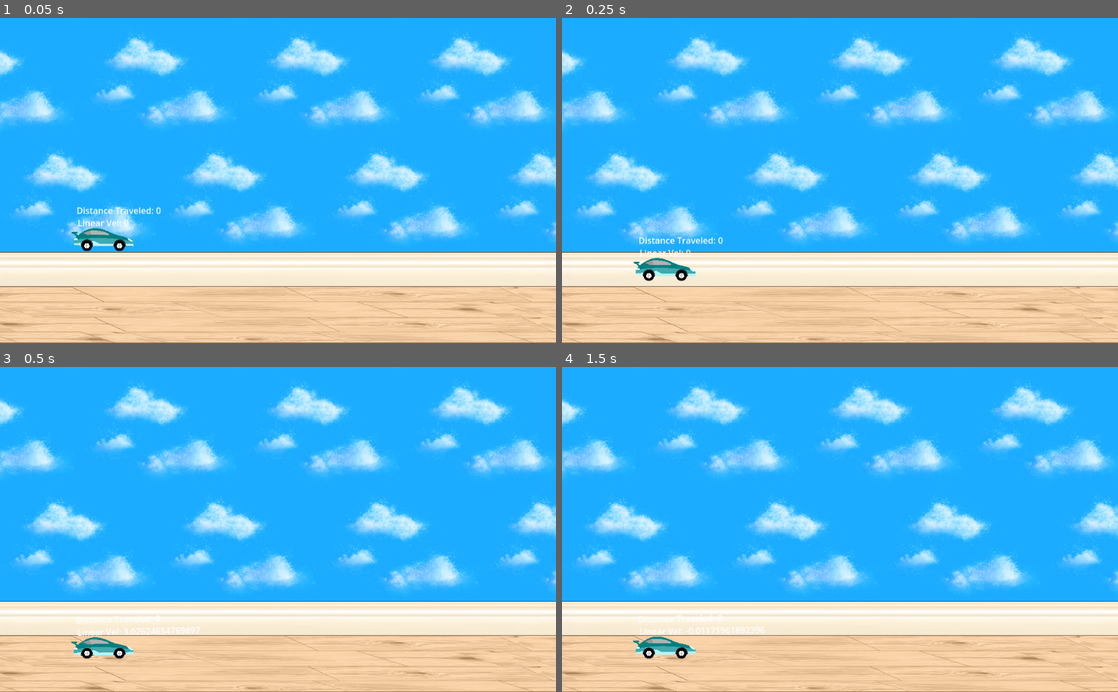
Above: before the commit, frames 1-4 (two rows, left to right).
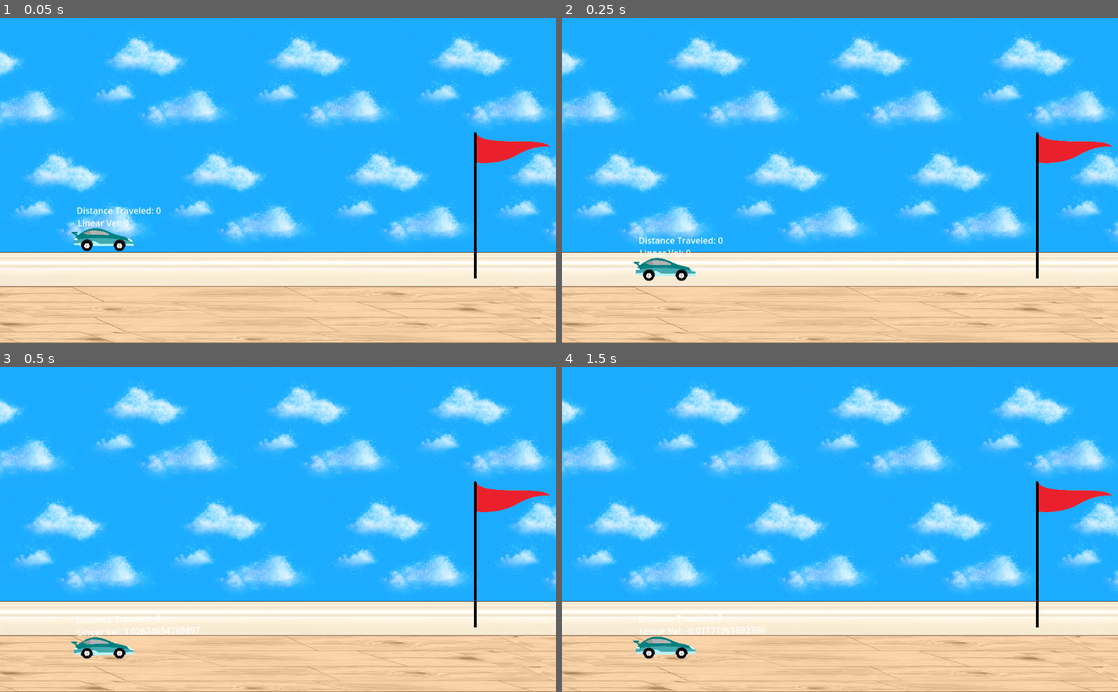
Above: after the commit, the same moments.

Repository: marquezp/car-game
Game: Godot game, scene res://Stage/game.tscn
Two runs of this game, one before a commit and one after it. Both use one fixed random seed, a clock stepped at 60 frames per second and the inputs below.
Inputs (mouse positions are in pixels of both pictures, inside the frame that each line leads up to):
- Up to frame 1 (0.05 s): no input
- Up to frame 2 (0.25 s): no input
- Up to frame 3 (0.5 s): no input
- Up to frame 4 (1.5 s): tap Enter at 0.5 s; drag from (662, 646) to (851, 620) at 0.52 s; tap Space at 1.25 s; drag from (728, 545) to (851, 620) at 1.27 s

The runs differ from the first frame. In frame 1, 0.8% of the frame differs, in the area x 85-99%, y 35-81%; in frame 2, 0.8%; in frame 3, 0.8%; in frame 4, 0.8%.

Commit message:
added an end zone denoted by a flag

Diff:
--- a/Car/car.gd
+++ b/Car/car.gd
@@ -12,6 +12,8 @@
 var previous_position: Vector2
 var distance_traveled: float = 0.0
 
+func stage_over():
+	get_tree().reload_current_scene()
 
 func start_slowing_down(rate):
 	damping_factor = rate
--- a/Stage/carpet.tscn
+++ b/Stage/carpet.tscn
@@ -3,6 +3,7 @@
 [ext_resource type="Script" path="res://Stage/carpet.gd" id="1_fkrdo"]
 
 [sub_resource type="RectangleShape2D" id="RectangleShape2D_mwjmn"]
+size = Vector2(11, 20)
 
 [node name="Carpet" type="Area2D"]
 script = ExtResource("1_fkrdo")
--- /dev/null
+++ b/Stage/flag.gd
@@ -0,0 +1,11 @@
+extends Area2D
+
+@onready var game: Node = $".."
+
+func _ready():
+	connect("body_entered", self._on_body_entered)
+
+func _on_body_entered(body):
+	# notify game script to handle end of stage
+	if body.name == "Car":
+		game.stage_over()
--- /dev/null
+++ b/Stage/flag.tscn
@@ -0,0 +1,19 @@
+[gd_scene load_steps=4 format=3 uid="uid://dqk6ncb0jc4y3"]
+
+[ext_resource type="Texture2D" uid="uid://celr5e12h6436" path="res://Assets/pngegg.png" id="1_0djre"]
+[ext_resource type="Script" path="res://Stage/flag.gd" id="1_8nebc"]
+
+[sub_resource type="RectangleShape2D" id="RectangleShape2D_mwjmn"]
+size = Vector2(11, 20)
+
+[node name="Carpet" type="Area2D"]
+script = ExtResource("1_8nebc")
+
+[node name="CollisionShape2D" type="CollisionShape2D" parent="."]
+position = Vector2(0.5, 0)
+shape = SubResource("RectangleShape2D_mwjmn")
+
+[node name="Sprite2D" type="Sprite2D" parent="."]
+position = Vector2(9, -10)
+scale = Vector2(0.0384311, 0.0384311)
+texture = ExtResource("1_0djre")
--- a/Stage/game.tscn
+++ b/Stage/game.tscn
@@ -1,7 +1,8 @@
-[gd_scene load_steps=21 format=3 uid="uid://cxie5le7qqpdg"]
+[gd_scene load_steps=23 format=3 uid="uid://cxie5le7qqpdg"]
 
 [ext_resource type="PackedScene" uid="uid://bun32233l0ftl" path="res://Stage/carpet.tscn" id="1_6vxmh"]
 [ext_resource type="PackedScene" uid="uid://cv70fssniyws5" path="res://Car/car.tscn" id="1_tosj2"]
+[ext_resource type="Script" path="res://game.gd" id="1_u52fw"]
 [ext_resource type="Script" path="res://addons/rmsmartshape/shapes/shape.gd" id="2_jwtaw"]
 [ext_resource type="Script" path="res://addons/rmsmartshape/vertex_properties.gd" id="3_pclng"]
 [ext_resource type="Script" path="res://addons/rmsmartshape/shapes/point.gd" id="4_1clk3"]
@@ -9,6 +10,7 @@
 [ext_resource type="Script" path="res://addons/rmsmartshape/materials/edge_material_metadata.gd" id="6_yg0kl"]
 [ext_resource type="Script" path="res://addons/rmsmartshape/materials/shape_material.gd" id="7_l7irc"]
 [ext_resource type="PackedScene" uid="uid://cio68jgohdv5f" path="res://Stage/background.tscn" id="9_x6kiy"]
+[ext_resource type="PackedScene" uid="uid://dqk6ncb0jc4y3" path="res://Stage/flag.tscn" id="10_trdts"]
 
 [sub_resource type="RectangleShape2D" id="RectangleShape2D_xl807"]
 size = Vector2(1175, 75.5)
@@ -98,6 +100,7 @@
 render_offset = 0.0
 
 [node name="Game" type="Node"]
+script = ExtResource("1_u52fw")
 
 [node name="Background" parent="." instance=ExtResource("9_x6kiy")]
 
@@ -138,3 +141,7 @@
 [node name="CollisionShape2D" type="CollisionShape2D" parent="LWall"]
 position = Vector2(-1, 5)
 shape = SubResource("RectangleShape2D_xl807")
+
+[node name="Flag" parent="." instance=ExtResource("10_trdts")]
+position = Vector2(874, 411)
+scale = Vector2(6.72, 6.72)
--- /dev/null
+++ b/game.gd
@@ -0,0 +1,8 @@
+# This script is supposed to handle the stage transitions
+extends Node
+
+func stage_over():
+	call_deferred("reset_stage")
+
+func reset_stage():
+	get_tree().reload_current_scene()
Binary file added: Assets/pngegg.png
Not shown, added: Assets/pngegg.png.import
